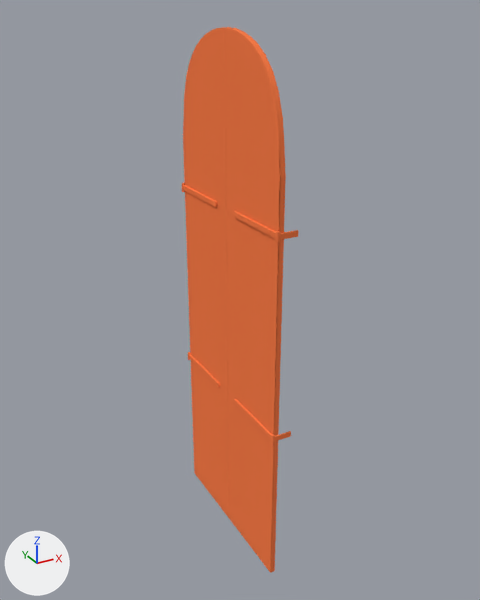
Renders of the Blender file Props/Wooden_shutters_semicircle/Wooden_shutters_semicircle.blend from each side of a commit.
One viewpoint serves both versions: a 50 mm camera at (-1.68, -3.19, 1.7) aimed at (0.07, 0.0, 0.1). The lights are fixed; the arrows at lower left show +X, +Y and +Z.

In view in the first picture: 'Wooden_shutters_semicircle_01'.
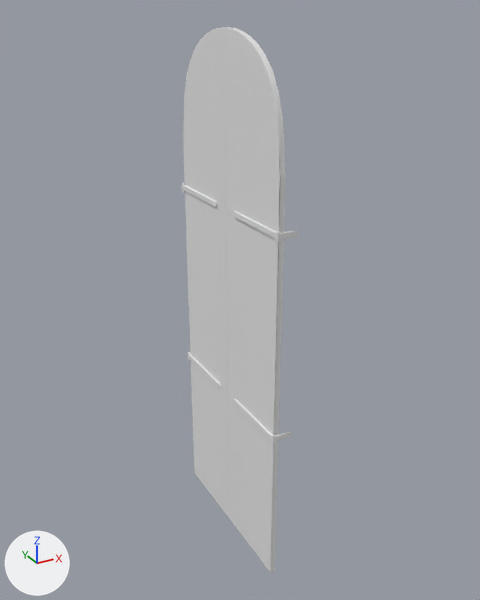
Location of each change, (x1, y1, x2, y2) in pixels of the pictures (480 x 600 px):
part 1 of me_wooden_shutters_semicircle, recoloured (orange to white)
    both: (183, 27, 286, 573)
part 2 of me_wooden_shutters_semicircle, recoloured (orange to white)
    both: (182, 183, 298, 444)

Patch to the scene script:
```diff
--- a/Props/Wooden_shutters_semicircle/Wooden_shutters_semicircle.blend.py
+++ b/Props/Wooden_shutters_semicircle/Wooden_shutters_semicircle.blend.py
@@ mat_material_test @@
+mat_material_test = principled_material('Material_test')
+mat_material_test.base_color = (0.8, 0.8, 0.8)  # white #e7e7e7
+mat_material_test.specular_ior_level = 0.25
@@ me_wooden_shutters_semicircle @@
 me_wooden_shutters_semicircle.from_pydata(...)  # 676 vertices, 522 faces, 8 loose edges; spans x -0.03..0.09, y -0.57..0.57, z -1.51..1.61
 # used by ob_wooden_shutters_semicircle_01; location = (0.0, 0.0, 0.0)
+# me_wooden_shutters_semicircle part 1: all 86 faces that had it switch from mat_orange_001 (orange #ff7e49) to mat_material_test (white #e7e7e7)
+# me_wooden_shutters_semicircle part 2: all 436 faces that had it switch from mat_orange (orange #ff7e49) to mat_material_test (white #e7e7e7)
```
